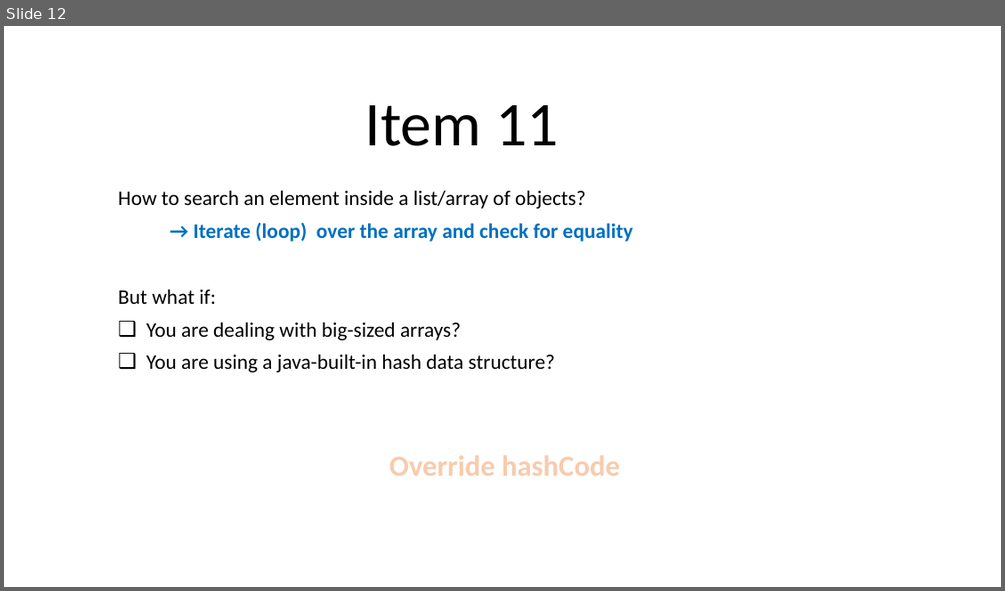
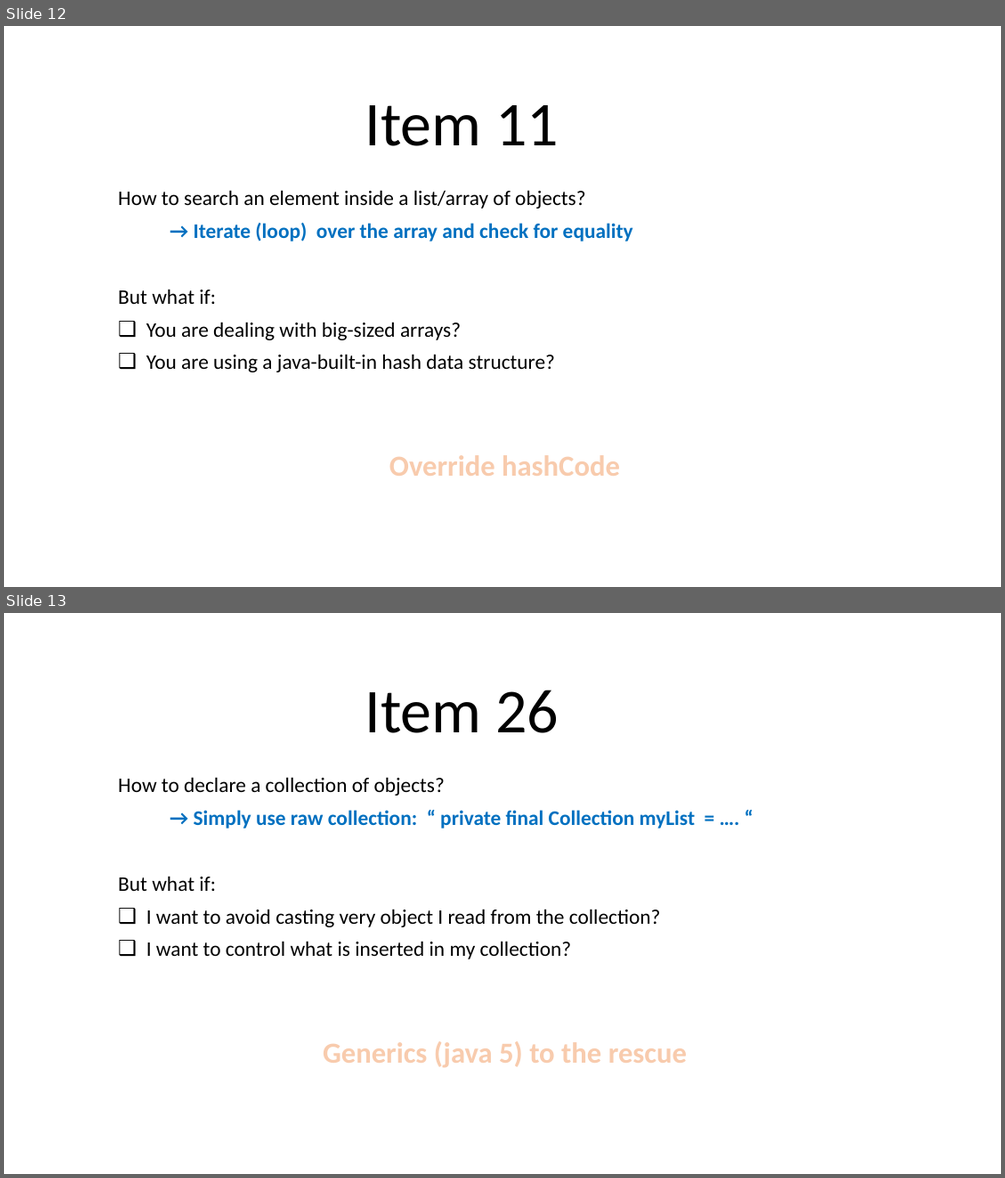
Before and after one commit to halaSEBBAH/effective-java-examples, a slide deck: effective-java.pptx. Shown one above the other, each under a label of ours: slide 12 before the commit, slides 12 and 13 after it. The pictures are 1005x591 and 1005x1178 pixels, drawn with LibreOffice and Linux fonts; fonts in the diff are those of the drawing. Boxes give left, top, right and bottom in pixels: in the first picture for what was removed or moved away, otherwise in the second. Text is boxed around its words. In the diff, an @@ line names an element or a change of style, - is before the commit and + after.

Commit message:
Item 26 : Generics

```diff
--- a/effective-java.pptx
+++ b/effective-java.pptx
@@ slide 13 added at (4, 613, 1001, 1174), background #FFFFFF @@
@@ title added at (365, 690, 558, 733), 60 pt, text #000000 @@
+Item 26
@@ subtitle added at (118, 777, 695, 959), 20 pt, text #000000 @@
+How to declare a collection of objects?
+→ Simply use raw collection: “ private final Collection myList = …. “
+But what if:
+❑ I want to avoid casting very object I read from the collection?
+❑ I want to control what is inserted in my collection?
@@ text added at (323, 1041, 687, 1068), 28 pt, text #F8CBAD, bold @@
+Generics (java 5) to the rescue
```
Also in this commit, not shown: 15 other files.
